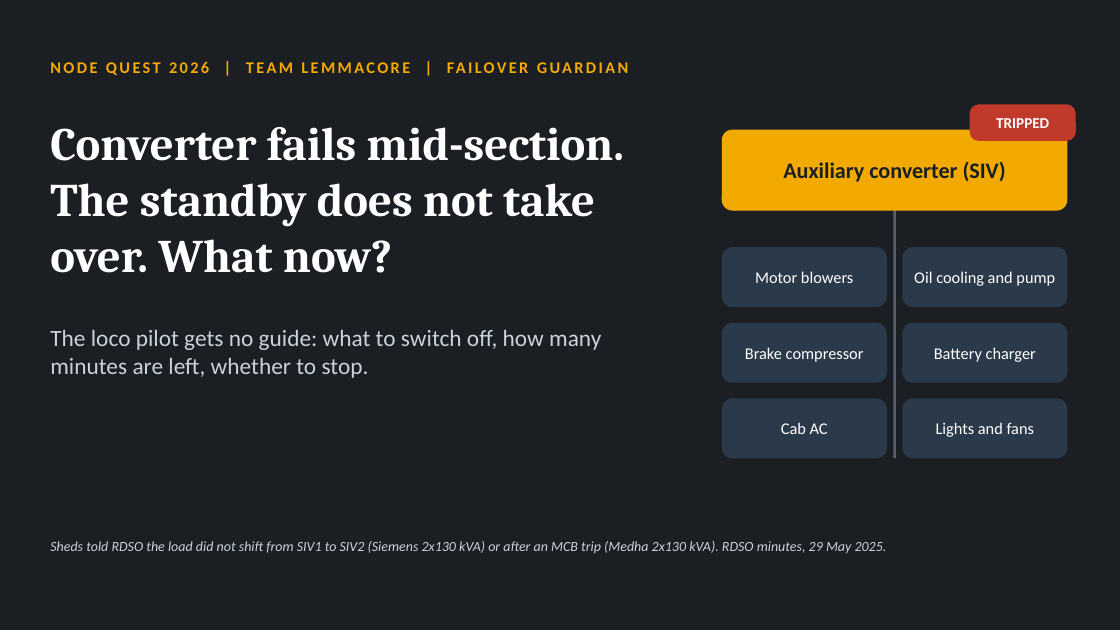
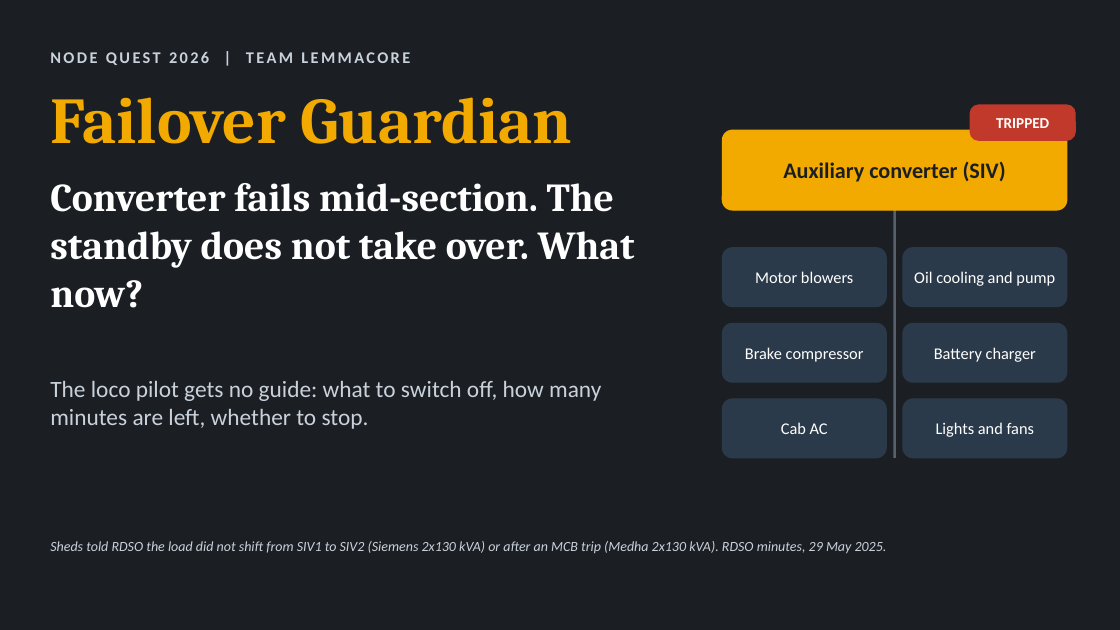
Before and after one commit to Kshitij-Prakash10/LemmaCore, a slide deck: slide 1 of slides/FailoverGuardian.pptx. Drawn at 1120x630 pixels with LibreOffice and Linux fonts; fonts in the diff are those of the drawing. Boxes give left, top, right and bottom in pixels: in the first picture for what was removed or moved away, otherwise in the second. Text is boxed around its words. In the diff, an @@ line names an element or a change of style, - is before the commit and + after.

```diff
--- a/slides/FailoverGuardian.pptx
+++ b/slides/FailoverGuardian.pptx
@@ text at (50,52,410,65): text changed; text colour #F2A900 to #C9D1DA @@
-NODE QUEST 2026 | TEAM LEMMACORE | FAILOVER GUARDIAN
+NODE QUEST 2026 | TEAM LEMMACORE
@@ text added at (50,97,572,144), 56 pt, text #F2A900, bold @@
+Failover Guardian
@@ title "Converter fails mid-section. The standby ...": place and size @@
-title "Converter fails mid-section. The standby ..." at (50,127,624,273)
+title "Converter fails mid-section. The standby ..." at (50,183,635,308)
@@ title "Converter fails mid-section. The standby ..." at (50,183,635,308): size 40 to 34 pt @@
@@ text "The loco pilot gets no ...": place and size @@
-text "The loco pilot gets no ..." at (50,330,601,378)
+text "The loco pilot gets no ..." at (50,381,601,429)
```
Also in this commit, not shown: 1 other slide changed, 1 other file.
